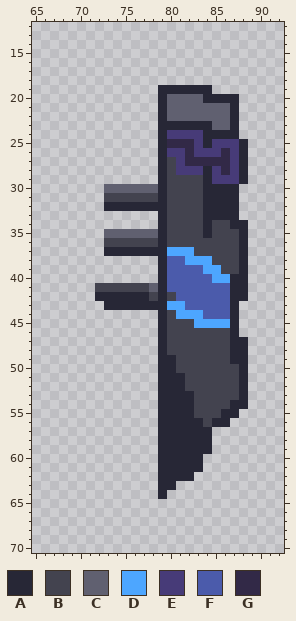
Two states of a sprite sheet, sprites/kjoir-wepon.png. The first picture shows the starting point.
The file is 100x100 pixels. Shown: x 65..92, y 12..70.
Palette (. is transparent): A #272736  B #43434f  C #606070  D #4da6ff  E #473b78  F #4b5bab  G #322947
Pixels before, first column x 72:
19 .......AAAAAA....
20 .......ACCCCAAAA.
21 .......ACCCCCCCA.
22 .......ACCCCCCCA.
23 .......AAAAAACCA.
24 .......AEEEEAAAA.
25 .......AGGGEAEEEA
26 .......AEEGEEEGEA
27 .......ABEGGGGGEA
28 .......ABEEEAEGEA
29 .......ABBBBAEEEA
30 .CCCCCCABBBBAAAA.
31 .BBBBBBABBBBAAAA.
32 .AAAAAAABBBBAAAA.
33 .......ABBBBAAAA.
34 .......ABBBBABBAA
35 .CCCCCCABBBBABBBA
36 .BBBBBBABBBBBBBBA
37 .AAAAAAADDDBBBBBA
38 .......AFFDDDBBBA
39 .......AFFFFDDBBA
40 .......AFFFFFDDAA
41 BBBBBBCAFFFFFFFAA
42 AAAAAABABFFFFFFAA
43 .AAAAAAADDFFFFFA.
44 .......ABDDDFFFA.
45 .......ABBBDDDDA.
46 .......ABBBBBBBA.
47 .......ABBBBBBBAA
48 .......ABBBBBBBAA
49 .......AABBBBBBAA
50 .......AABBBBBBBA
51 .......AAABBBBBBA
52 .......AAABBBBBBA
53 .......AAAABBBBBA
54 .......AAAABBBBAA
55 .......AAAABBBAA.
56 .......AAAAABAA..
57 .......AAAAAA....
58 .......AAAAAA....
59 .......AAAAAA....
60 .......AAAAA.....
61 .......AAAAA.....
62 .......AAAA......
63 .......AA........
64 .......A.........
Once edited:
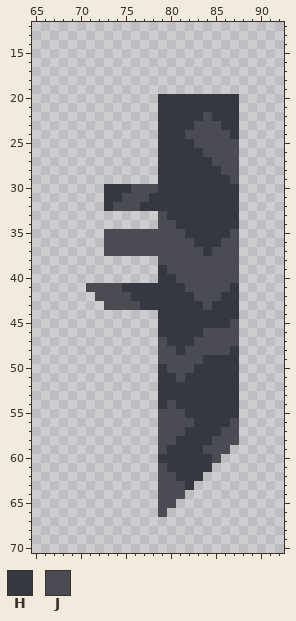
Colours new in this view: H #353741  J #4a4b53
Changes in this commit:
Changed rows in their new state; - is an unchanged pixel.
first column x 71:
19 --------......----
20 --------HHHHHHHHH-
21 --------HHHHHHHHH-
22 --------HHHHHJHHH-
23 --------HHHHJJJHH-
24 --------HHHJJJJJH-
25 --------HHHHJJJJJ.
26 --------HHHHHJJJJ.
27 --------HHHHHHJJJ.
28 --------HHHHHHHJJ.
29 --------HHHHHHHHJ.
30 --HHHJJJHHHHHHHHH-
31 --HHJJJHHHHHHHHHH-
32 --HJJJHHHHHHHHHHH-
33 --------JHHHHHHHH-
34 --------JJHHHHHHH.
35 --JJJJJJJJJHHHHHJ.
36 --JJJJJJJJJJHHHJJ.
37 --JJJJJJJJJJJHJJJ.
38 --------JJJJJJJJJ.
39 --------HJJJJJJJJ.
40 --------HHJJJJJJJ.
41 JJJJHHHHHHHJJJJJH.
42 -JJJJHHHHHHHJJJHH.
43 --JJJJHHHHHHHJHHH-
44 --------HHHHHHHHH-
45 --------HHHHHHHHJ-
46 --------HHHHHJJJJ-
47 --------JHHHJJJJJ.
48 --------JJHJJJJJH.
49 --------JJJJJHHHH.
50 --------HJJJHHHHH.
51 --------HHJHHHHHH.
52 --------HHHHHHHHH.
53 --------HHHHHHHHH.
54 --------HJHHHHHHH.
55 --------JJJHHHHHH-
56 --------JJJJHHHHJ-
57 --------JJJHHHHJJ-
58 --------JJHHHHJJJ-
59 --------JHHHHJJJ--
60 --------HHHHHHJ---
61 --------JHHHHH----
62 --------JJHHH-----
63 --------JJJH------
64 --------JJJ-------
65 --------JJ--------
66 --------J---------
Pixel boxes of the changes (left, top, right, bottom) in both pictures:
changed: (86, 85, 248, 517)
